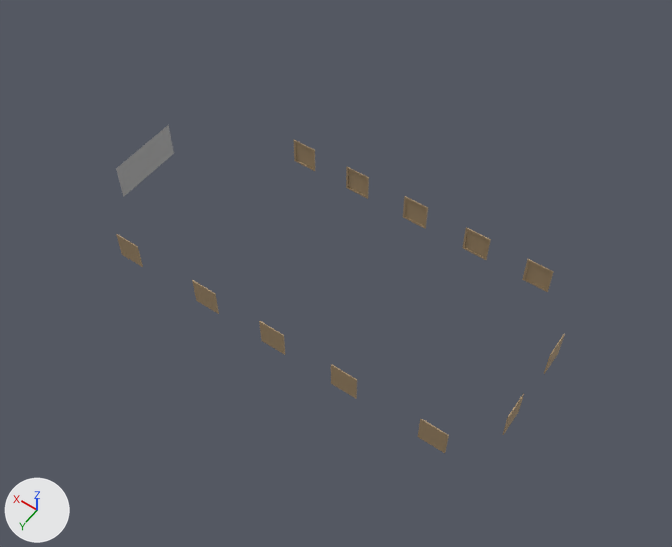
Renders of the glTF model public/models/puno85_objects.glb from each side of a commit.
Both versions are drawn from a 50 mm lens placed at (-26.2, 40.1, 64.0), pointed at (0.7, 2.5, 4.9). The axes (+X, +Y, +Z) are drawn at lower left. The lights are the same throughout. Where no turn or scale is listed for an object, it has been applied to the vertices.

In view in the first picture: 'VIDEO.001'.
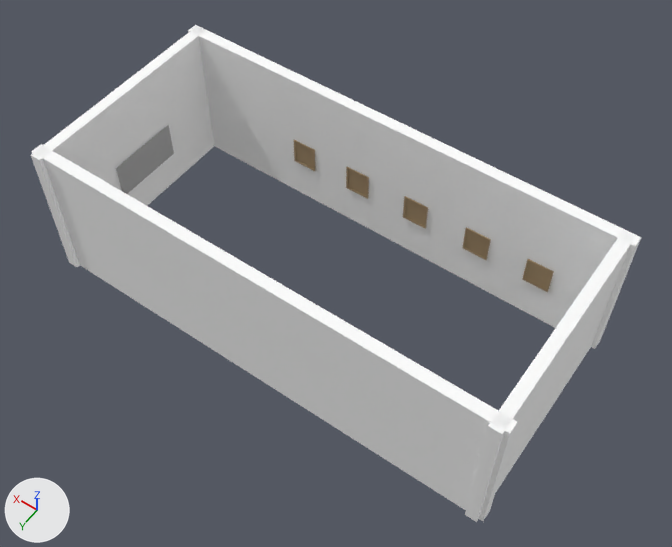
What changed in the scene script:
```text
Add mat_material_2:
    mat_material_2 = principled_material('Material_2')
    mat_material_2.base_color = (1.0, 1.0, 1.0)  # white #ffffff
    mat_material_2.roughness = 1.0
Add me_mesh_12:
    me_mesh_12.from_pydata(...)  # a box spanning x -0.5..0.5, y -0.5..0.5, z -0.5..0.5
    me_mesh_12.materials.append(mat_material_2)  # white #ffffff
Add ob_box_003:
    ob_box_003 = bpy.data.objects.new('Box.003', me_mesh_12)
    ob_box_003.location = (-17.97, 1.97, 6.03)
    ob_box_003.rotation_euler = (0.0, 0.0, 1.571)  # degrees (0, 0, 90)
    ob_box_003.scale = (19.6, 1.0, 13.3)
Add ob_box_002:
    ob_box_002 = bpy.data.objects.new('Box.002', me_mesh_12)
    ob_box_002.location = (22.69, 1.97, 6.03)
    ob_box_002.rotation_euler = (0.0, 0.0, 1.571)  # degrees (0, 0, 90)
    ob_box_002.scale = (19.6, 1.0, 13.3)
Add ob_box_001:
    ob_box_001 = bpy.data.objects.new('Box.001', me_mesh_12)
    ob_box_001.location = (2.29, 10.93, 6.03)
    ob_box_001.scale = (42.2, 1.0, 13.3)
Add ob_box:
    ob_box = bpy.data.objects.new('Box', me_mesh_12)
    ob_box.location = (2.29, -7.49, 6.03)
    ob_box.scale = (42.2, 1.0, 13.3)
```

Where the change shows, as pixel boxes [x1, y1, x2, y2] in the pictures (672 x 547 px):
'Box.001', added: after [32, 144, 518, 521]
'Box', added: after [188, 25, 641, 349]
'Box.002', added: after [31, 27, 214, 267]
'Box.003', added: after [465, 231, 635, 522]
